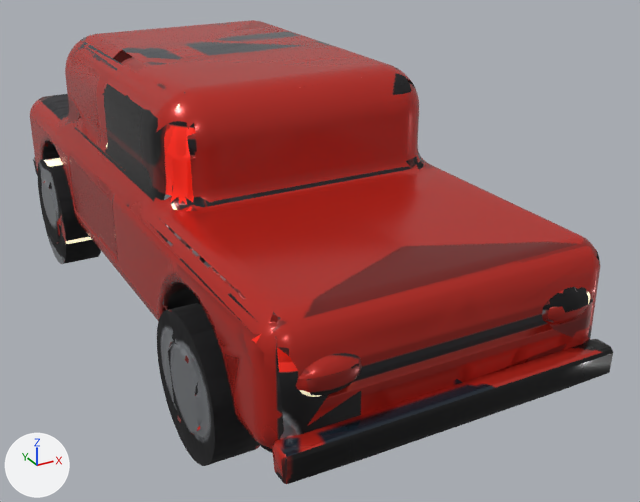
The glTF model priv/models/car_edits.glb: old version first, new version second.
The view is the same before and after, from a 50 mm camera at (-1.87, -4.18, 2.33) aimed at (0.26, -0.3, 0.39). The lights are fixed; the arrows at lower left show +X, +Y and +Z. The picture after the commit comes second. Vertices at exactly the same position are counted once.

The first picture shows 'car_edits'.
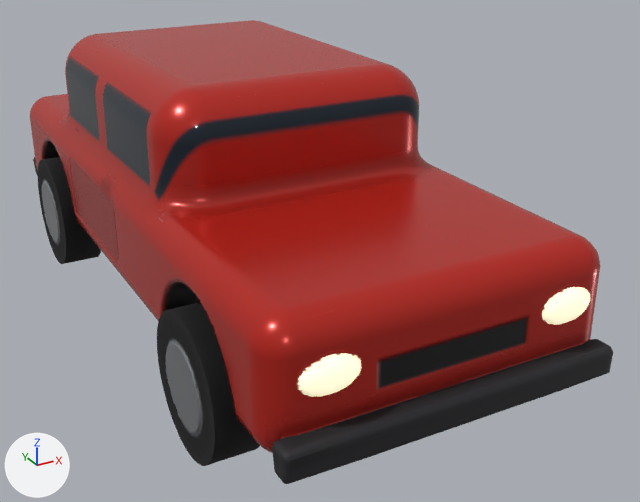
Boxes [x1, y1, x2, y2] around the edits, measured in the pictures (640 x 502 px; the box of a moved part takes in the faces that stretch with it):
part 1 of me_car_edits, moved or reshaped
    before: [30, 73, 600, 463]
    after: [41, 73, 600, 463]
part 2 of me_car_edits, surface changed
    both: [33, 21, 613, 484]

The edits, one by one:
me_car_edits has 5010 vertices, 10000 faces and spans x -0.86..0.86, y -1.94..1.94, z 0.0..1.42.
me_car_edits is used by ob_car_edits; location (0.0, 0.0, 0.0).
me_car_edits part 1: 117 vertices moved within x -0.86..0.86, y -1.88..1.88, z 0.1..1.32; 577 vertices removed from x -0.86..0.86, y -1.88..1.88, z 0.04..1.36; 577 vertices added at x -0.86..0.86, y -1.88..1.91, z 0.05..1.37.
me_car_edits part 2: 6202 kept faces spanning x -0.86..0.86, y -1.94..1.94, z 0.0..1.42 get new texture (UV) coordinates.
